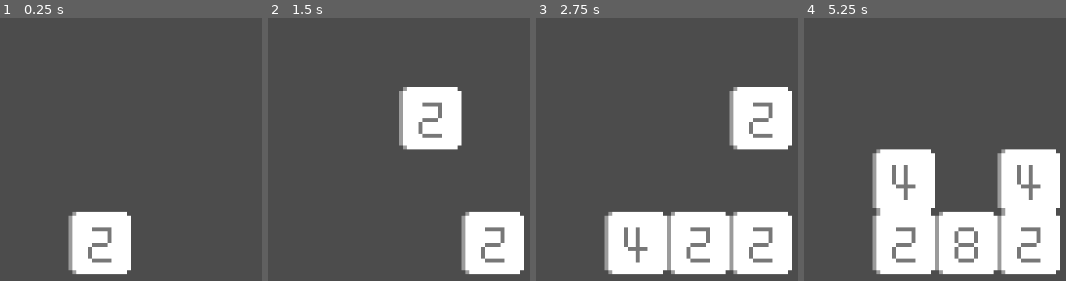
Above: before the commit, frames 1-4 (left to right).
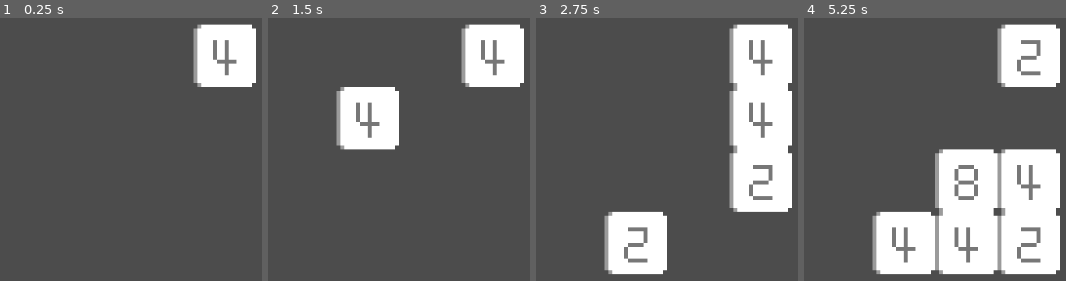
Above: after the commit, the same moments.

Repository: Icbitic/game2048
Game: Godot game, scene res://game2048.tscn
Same seed, same stepped clock (60 frames per second), same inputs: the game is played once before the commit and once after it.
Inputs (mouse positions are in pixels of both pictures, inside the frame that each line leads up to):
- Up to frame 1 (0.25 s): no input
- Up to frame 2 (1.5 s): tap Enter at 0.5 s; move the mouse to (outside the picture) at 0.52 s; hold Right (ui_right) 0.53-1.25 s; click (outside the picture) at 0.67 s; tap Space at 1.25 s; drag from (outside the picture) to (359, 181) at 1.27 s
- Up to frame 3 (2.75 s): tap Enter at 2 s; move the mouse to (outside the picture) at 2.02 s; hold Right (ui_right) from 2.03 s (still down)
- Up to frame 4 (5.25 s): release Right (ui_right) at 2.75 s; tap Space at 2.75, 4.25 s; drag from (895, 181) to (outside the picture) at 2.77 s; tap Enter at 3.5 s; move the mouse to (outside the picture) at 3.52 s; hold Left (ui_left) 3.53-4.25 s; drag from (outside the picture) to (outside the picture) at 4.27 s; move the mouse to (974, 86) at 5.02 s; hold Down (ui_down) from 5.03 s (still down); click (974, 86) at 5.17 s

The runs differ from the first frame. In frame 1, 11% of the frame differs, in the area x 25-98%, y 2-98%; in frame 2, 23%; in frame 3, 24%, in the area x 33-98%, y 2-98%; in frame 4, 19%.

Commit message:
separate logic and rendering

Diff:
--- a/game2048.gd
+++ b/game2048.gd
@@ -5,10 +5,37 @@
 var movement = Vector2(0, 0)
 var score = 0
 signal slip
+signal merged
 
 var is_slipped = false
-func _on_map_merged(value):
-	score += value
+
+var map = [[-1, -1, -1, -1], [-1, -1, -1, -1], [-1, -1, -1, -1], [-1, -1, -1, -1]]
+
+func get_map(x, y):
+	return map[x][y]
+func get_mapv(pos):
+	return map[pos.x][pos.y]
+func set_map(x, y, v):
+	map[x][y] = v
+func set_mapv(pos, v):
+	map[pos.x][pos.y] = v
+
+
+func place():
+	var placeable = []
+	for i in range(0, 4):
+		for j in range(0, 4):
+			if get_map(i, j) == -1:
+				placeable.append(Vector2(i, j))
+	if placeable.size() != 0:
+		if randi() % 10 < 3:
+			set_mapv(placeable[randi() % placeable.size()], 1)
+		else:
+			set_mapv(placeable[randi() % placeable.size()], 0)
+
+
+func _ready():
+	place()
 
 func _input(event):
 	#Desktop
@@ -50,3 +77,32 @@
 		emit_signal("slip", Vector2(1, 0))
 		movement = Vector2(0, 0)
 		is_slipped = true
+
+func _on_Game2048_slip(direction):
+	var merged_cell = []
+	for i in range(0, 4):
+		for j in range(0, 4):
+			for x in range(1,4):
+				var checked_pos = Vector2(i, j) + direction * x
+				if checked_pos.x in range(0, 4) and checked_pos.y in range(0, 4):
+					if get_mapv(checked_pos) == get_map(i, j) and get_mapv(checked_pos) != -1 and !merged_cell.has(Vector2(i, j)):
+						set_mapv(checked_pos, get_mapv(checked_pos) + 1)
+						set_map(i, j, -1)
+						merged_cell.append(checked_pos)
+						emit_signal("merged", pow(2, get_mapv(checked_pos) + 1))
+						break
+					if get_mapv(checked_pos) != get_map(i, j) and get_mapv(checked_pos) != -1:
+						break
+
+	for x in range(1,4):
+		for i in range(0, 4):
+			for j in range(0, 4):
+				var checked_pos = Vector2(i, j) + direction
+				if checked_pos.x in range(0, 4) and checked_pos.y in range(0, 4):
+					if get_mapv(checked_pos) == -1:
+						set_mapv(checked_pos, get_map(i, j))
+						set_map(i, j, -1)
+	place()
+
+func _on_Game2048_merged(value):
+	score += value
--- a/game2048.tscn
+++ b/game2048.tscn
@@ -173,15 +173,15 @@
 [node name="Game2048" type="Node2D"]
 script = ExtResource( 2 )
 
+[node name="2048Render" type="TileMap" parent="."]
+tile_set = SubResource( 1 )
+cell_size = Vector2( 16, 16 )
+format = 1
+script = ExtResource( 1 )
+
 [node name="Camera2D" type="Camera2D" parent="."]
 offset = Vector2( 32, 16 )
 current = true
 zoom = Vector2( 0.2, 0.2 )
-
-[node name="map" type="TileMap" parent="."]
-tile_set = SubResource( 1 )
-cell_size = Vector2( 16, 16 )
-format = 1
-script = ExtResource( 1 )
-[connection signal="slip" from="." to="map" method="_on_Game2048_slip"]
-[connection signal="merged" from="map" to="." method="_on_map_merged"]
+[connection signal="merged" from="." to="." method="_on_Game2048_merged"]
+[connection signal="slip" from="." to="." method="_on_Game2048_slip"]
--- a/map.gd
+++ b/map.gd
@@ -1,41 +1,6 @@
 extends TileMap
 
-signal merged
-func place():
-	var placeable = []
+func _process(delta):
 	for i in range(0, 4):
 		for j in range(0, 4):
-			if get_cell(i, j) == -1:
-				placeable.append(Vector2(i, j))
-	if placeable.size() != 0:
-		if randi() % 10 < 3:
-			set_cellv(placeable[randi() % placeable.size()], 1)
-		else:
-			set_cellv(placeable[randi() % placeable.size()], 0)
-
-func _ready():
-	place()
-
-func _on_Game2048_slip(direction):
-	var merged_cell = []
-	for i in range(0, 4):
-		for j in range(0, 4):
-			for x in range(1,4):
-				var checked_pos = Vector2(i, j) + direction * x
-				if checked_pos.x in range(0, 4) and checked_pos.y in range(0, 4):
-					if get_cellv(checked_pos) == get_cell(i, j) and get_cellv(checked_pos) != -1 and !merged_cell.has(Vector2(i, j)):
-						set_cellv(checked_pos, get_cellv(checked_pos) + 1)
-						set_cell(i, j, -1)
-						merged_cell.append(checked_pos)
-						emit_signal("merged", pow(2, get_cellv(checked_pos) + 1))
-					break
-
-	for x in range(1,4):
-		for i in range(0, 4):
-			for j in range(0, 4):
-				var checked_pos = Vector2(i, j) + direction
-				if checked_pos.x in range(0, 4) and checked_pos.y in range(0, 4):
-					if get_cellv(checked_pos) == -1:
-						set_cellv(checked_pos, get_cell(i, j))
-						set_cell(i, j, -1)
-	place()
+			set_cell(i, j, get_parent().get_map(i, j))
